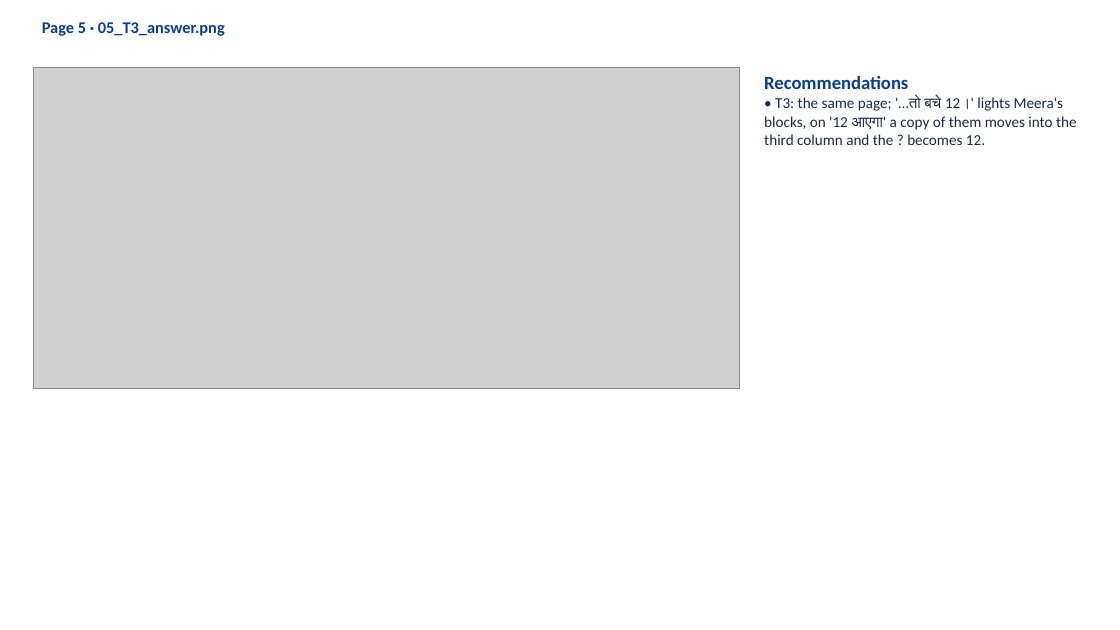
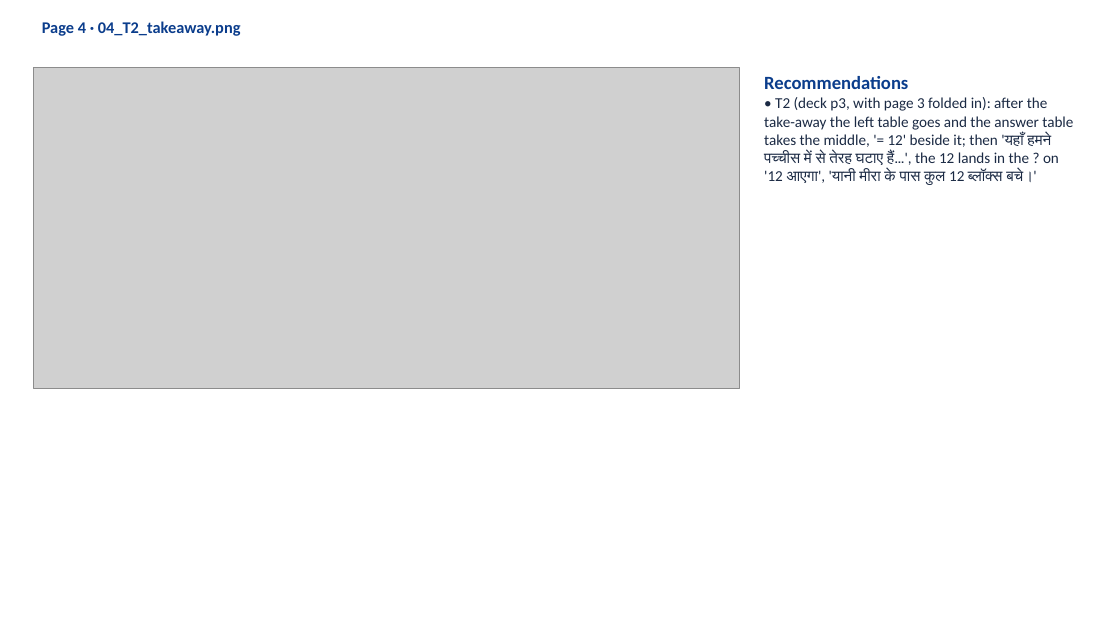
Before and after one commit to CodeWithPiyush0/MTG2A01_L04_S01-File6-, a slide deck: slide 5 of MTG2A01_L04_S01_build_v2_review.pptx (slide 6 before the commit). Drawn at 1120x630 pixels with LibreOffice and Linux fonts; fonts in the diff are those of the drawing; grey boxes stand for pictures. Boxes give left, top, right and bottom in pixels: in the first picture for what was removed or moved away, otherwise in the second. Text is boxed around its words. In the diff, an @@ line names an element or a change of style, - is before the commit and + after.

```diff
--- a/MTG2A01_L04_S01_build_v2_review.pptx
+++ b/MTG2A01_L04_S01_build_v2_review.pptx
@@ text at bbox=[42, 21, 241, 36]: text changed @@
-Page 5 · 05_T3_answer.png
+Page 4 · 04_T2_takeaway.png
@@ text at bbox=[764, 97, 1073, 185]: text changed @@
-• T3: the same page; '…तो बचे 12।' lights Meera's blocks, on '12 आएगा' a copy of them moves into the third column and the ? becomes 12.
+• T2 (deck p3, with page 3 folded in): after the take-away the left table goes and the answer table takes the middle, '= 12' beside it; then 'यहाँ हमने पच्चीस में से तेरह घटाए हैं…', the 12 lands in the ? on '12 आएगा', 'यानी मीरा के पास कुल 12 ब्लॉक्स बचे।'
```
Also in this commit, not shown: 8 other slides changed, 1 slide added, 2 slides removed, 21 other files.
